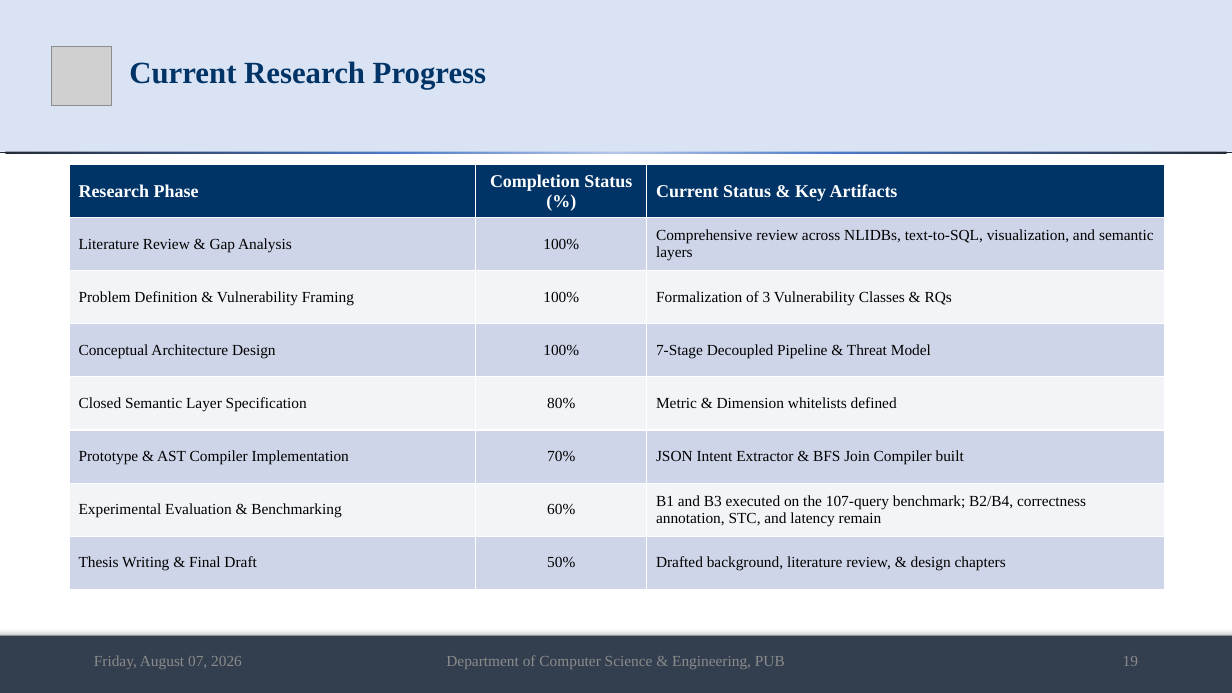
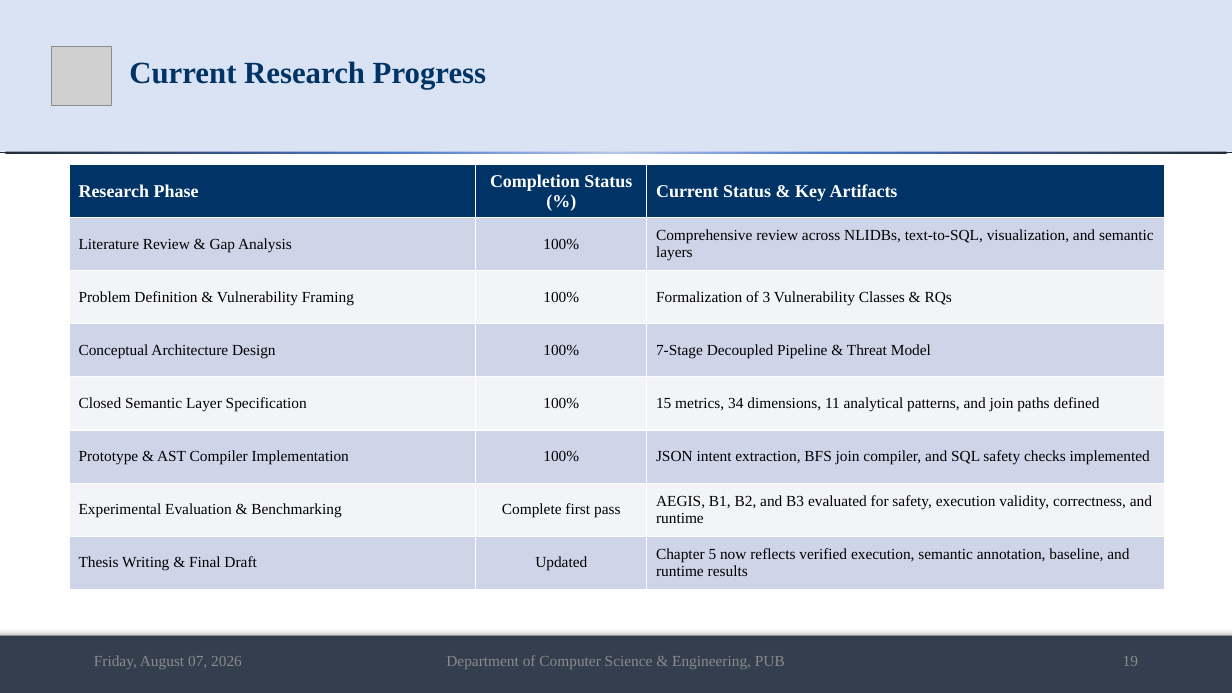
Before and after one commit to md-riaz/AEGIS-Research, a slide deck: slide 19 of docs/scripts/Md_Riaz_Mid_Defense_Final_0322310105101024.pptx. Drawn at 1232x693 pixels with LibreOffice and Linux fonts; fonts in the diff are those of the drawing; grey boxes stand for pictures. Boxes give left, top, right and bottom in pixels: in the first picture for what was removed or moved away, otherwise in the second. Text is boxed around its words. In the diff, an @@ line names an element or a change of style, - is before the commit and + after.

Commit message:
Align mid defense metrics with thesis results

```diff
--- a/docs/scripts/Md_Riaz_Mid_Defense_Final_0322310105101024.pptx
+++ b/docs/scripts/Md_Riaz_Mid_Defense_Final_0322310105101024.pptx
@@ table at bbox=[69, 165, 1165, 590] @@
-row 5, column 2: 80%
+row 5, column 2: 100%
-row 5, column 3: Metric & Dimension whitelists defined
+row 5, column 3: 15 metrics, 34 dimensions, 11 analytical patterns, and join paths defined
-row 6, column 2: 70%
+row 6, column 2: 100%
-row 6, column 3: JSON Intent Extractor & BFS Join Compiler built
+row 6, column 3: JSON intent extraction, BFS join compiler, and SQL safety checks implemented
-row 7, column 2: 60%
+row 7, column 2: Complete first pass
-row 7, column 3: B1 and B3 executed on the 107-query benchmark; B2/B4, correctness annotation, STC, and latency remain
+row 7, column 3: AEGIS, B1, B2, and B3 evaluated for safety, execution validity, correctness, and runtime
-row 8, column 2: 50%
+row 8, column 2: Updated
-row 8, column 3: Drafted background, literature review, & design chapters
+row 8, column 3: Chapter 5 now reflects verified execution, semantic annotation, baseline, and runtime results
```
Also in this commit, not shown: 10 other slides changed, 2 slides added, 2 other files.
